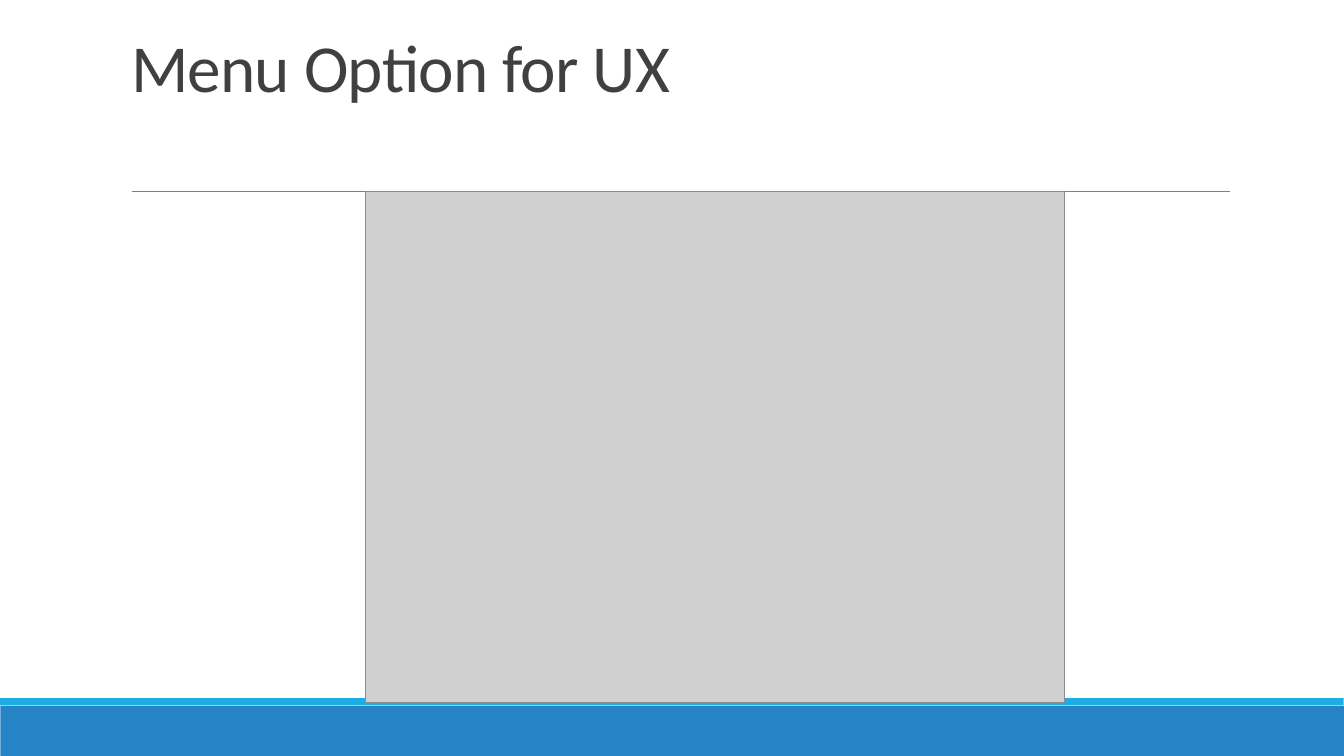
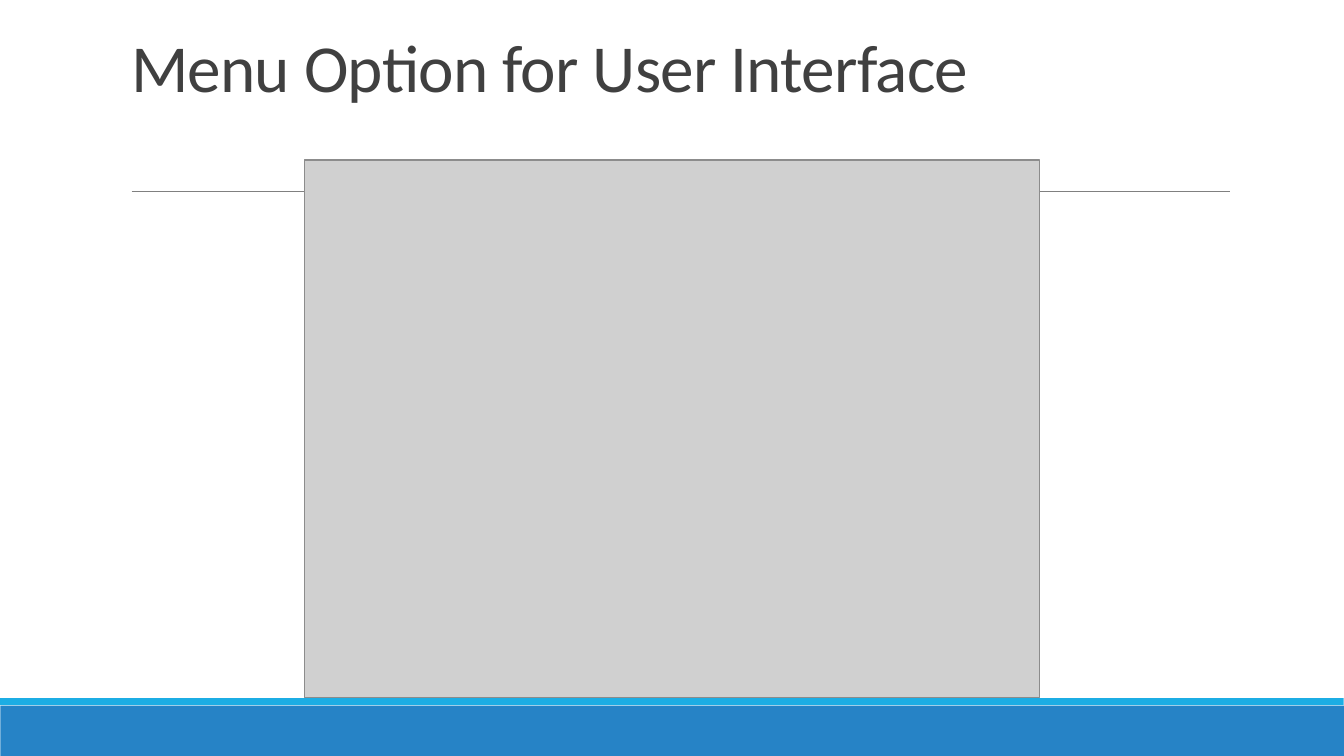
Before and after one commit to 210927-Reston-UiPath/Yu_T_Bradburn_K-P0, a slide deck: slide 2 of P0 presentation.pptx (slide 3 before the commit). Drawn at 1344x756 pixels with LibreOffice and Linux fonts; fonts in the diff are those of the drawing; grey boxes stand for pictures. Boxes give left, top, right and bottom in pixels: in the first picture for what was removed or moved away, otherwise in the second. Text is boxed around its words. In the diff, an @@ line names an element or a change of style, - is before the commit and + after.

Commit message:
pptx update

```diff
--- a/P0 presentation.pptx
+++ b/P0 presentation.pptx
@@ title at [131, 45, 969, 103]: text changed @@
-Menu Option for UX
+Menu Option for User Interface
@@ picture: place and size @@
-picture at [366, 192, 1065, 703]
+picture at [304, 160, 1041, 698]
```
Also in this commit, not shown: 1 other slide changed, 1 slide added, 1 slide removed.
